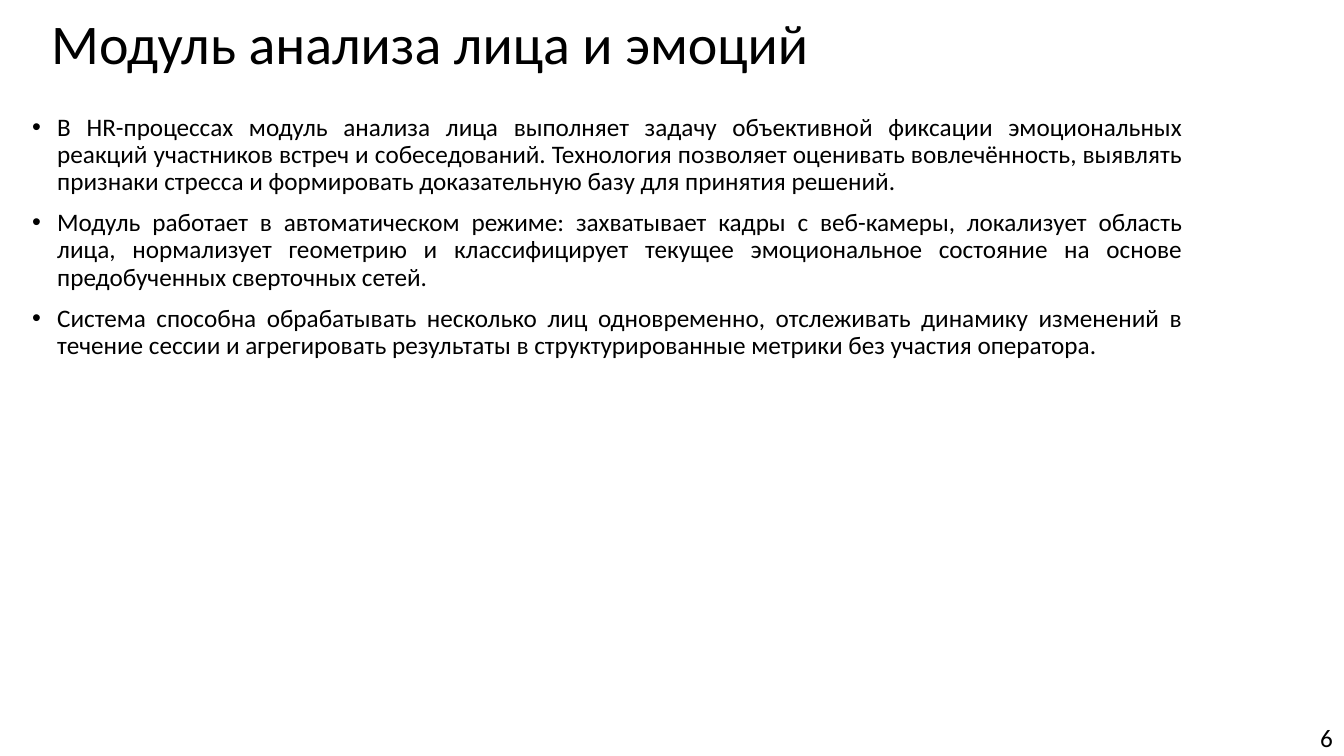
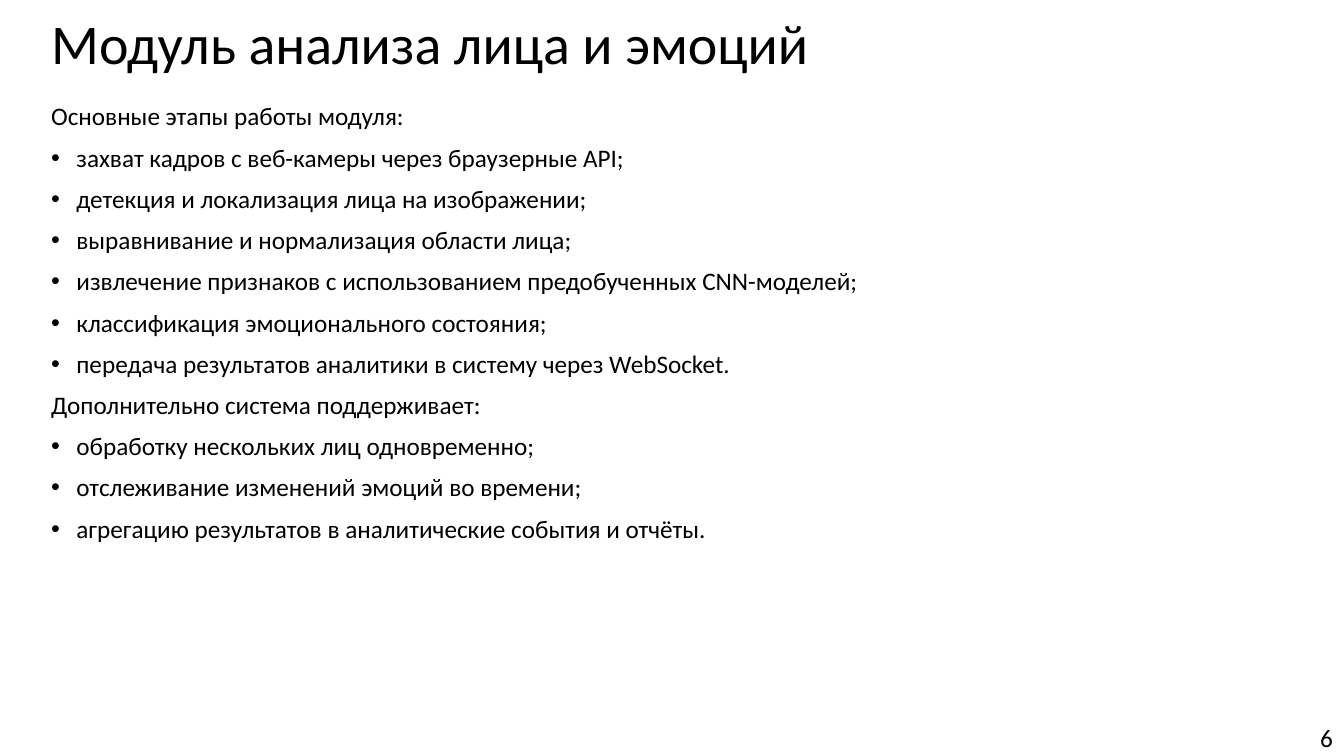
Before and after one commit to Hetsunya/diplom, a slide deck: slide 6 of вкр/практика/преза.pptx. Drawn at 1344x756 pixels with LibreOffice and Linux fonts; fonts in the diff are those of the drawing. Boxes give left, top, right and bottom in pixels: in the first picture for what was removed or moved away, otherwise in the second. Text is boxed around its words. In the diff, an @@ line names an element or a change of style, - is before the commit and + after.

```diff
--- a/вкр/практика/преза.pptx
+++ b/вкр/практика/преза.pptx
@@ text at [51, 108, 857, 542]: text changed @@
-• В HR-процессах модуль анализа лица выполняет задачу объективной фиксации эмоциональных реакций участников встреч и собеседований. Технология позволяет оценивать вовлечённость, выявлять признаки стресса и формировать доказательную базу для принятия решений.
-• Модуль работает в автоматическом режиме: захватывает кадры с веб-камеры, локализует область лица, нормализует геометрию и классифицирует текущее эмоциональное состояние на основе предобученных сверточных сетей.
-• Система способна обрабатывать несколько лиц одновременно, отслеживать динамику изменений в течение сессии и агрегировать результаты в структурированные метрики без участия оператора.
+Основные этапы работы модуля:
+• захват кадров с веб-камеры через браузерные API;
+• детекция и локализация лица на изображении;
+• выравнивание и нормализация области лица;
+• извлечение признаков с использованием предобученных CNN-моделей;
+• классификация эмоционального состояния;
+• передача результатов аналитики в систему через WebSocket.
+Дополнительно система поддерживает:
+• обработку нескольких лиц одновременно;
+• отслеживание изменений эмоций во времени;
+• агрегацию результатов в аналитические события и отчёты.
```
Also in this commit, not shown: 4 other files.
